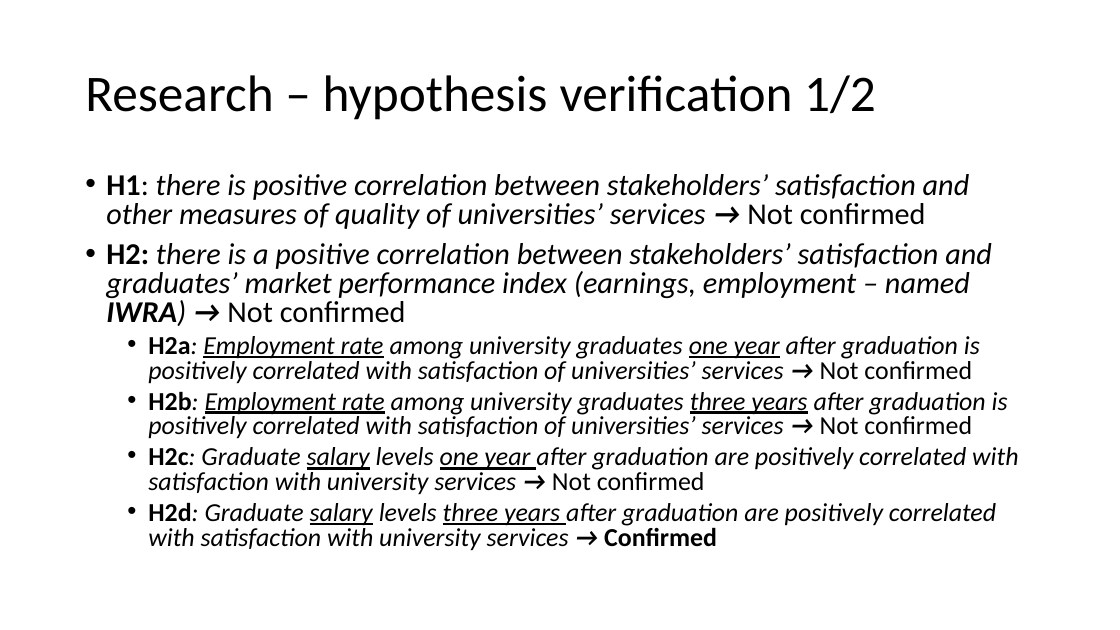
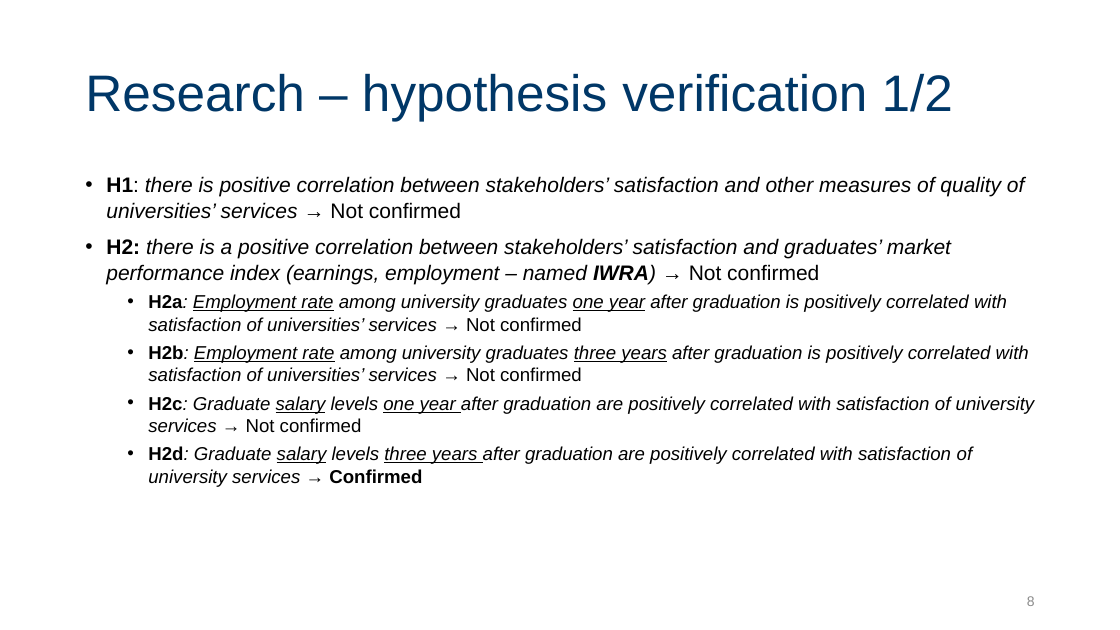
Before and after one commit to JeanPaulSzefler/doktorat_git, a slide deck: slide 8 of Egzaminy doktorskie/angielski/SSI_forHEI_QMS.pptx (slide 12 before the commit). Drawn at 1120x630 pixels with LibreOffice and Linux fonts; fonts in the diff are those of the drawing. Boxes give left, top, right and bottom in pixels: in the first picture for what was removed or moved away, otherwise in the second. Text is boxed around its words. In the diff, an @@ line names an element or a change of style, - is before the commit and + after.

```diff
--- a/Egzaminy doktorskie/angielski/SSI_forHEI_QMS.pptx
+++ b/Egzaminy doktorskie/angielski/SSI_forHEI_QMS.pptx
@@ title "Research – hypothesis verification 1/2" at (85,73,953,121): font Calibri to Arial, text colour #000000 to #003767 @@
@@ text at (106,176,1029,382): size 25.9 to 18 pt in "H1: there is positive correlation between stakeholders’ ...", "H2: there is a positive correlation between ..."; font Calibri to Arial in "H1: there is positive correlation between stakeholders’ ...", "H2: there is a positive correlation between ...", "H2a: Employment rate among university graduates one ...", "H2b: Employment rate among university graduates three ..."; size 22.2 to 16 pt in "H2a: Employment rate among university graduates one ...", "H2b: Employment rate among university graduates three ..."; line spacing 0.8 to 1 @@
@@ text at (148,396,1035,487): text changed; size 22.2 to 16 pt; font Calibri to Arial @@
-  • H2c: Graduate salary levels one year after graduation are positively correlated with satisfaction with university services → Not confirmed
-  • H2d: Graduate salary levels three years after graduation are positively correlated with satisfaction with university services → Confirmed
+  • H2c: Graduate salary levels one year after graduation are positively correlated with satisfaction of university services → Not confirmed
+  • H2d: Graduate salary levels three years after graduation are positively correlated with satisfaction of university services → Confirmed
@@ page number added at (1027,596,1035,606), 12 pt, text #8C8C8C @@
+8
```
Also in this commit, not shown: 12 other slides changed, 1 slide added, 5 slides removed, 37 other files.
